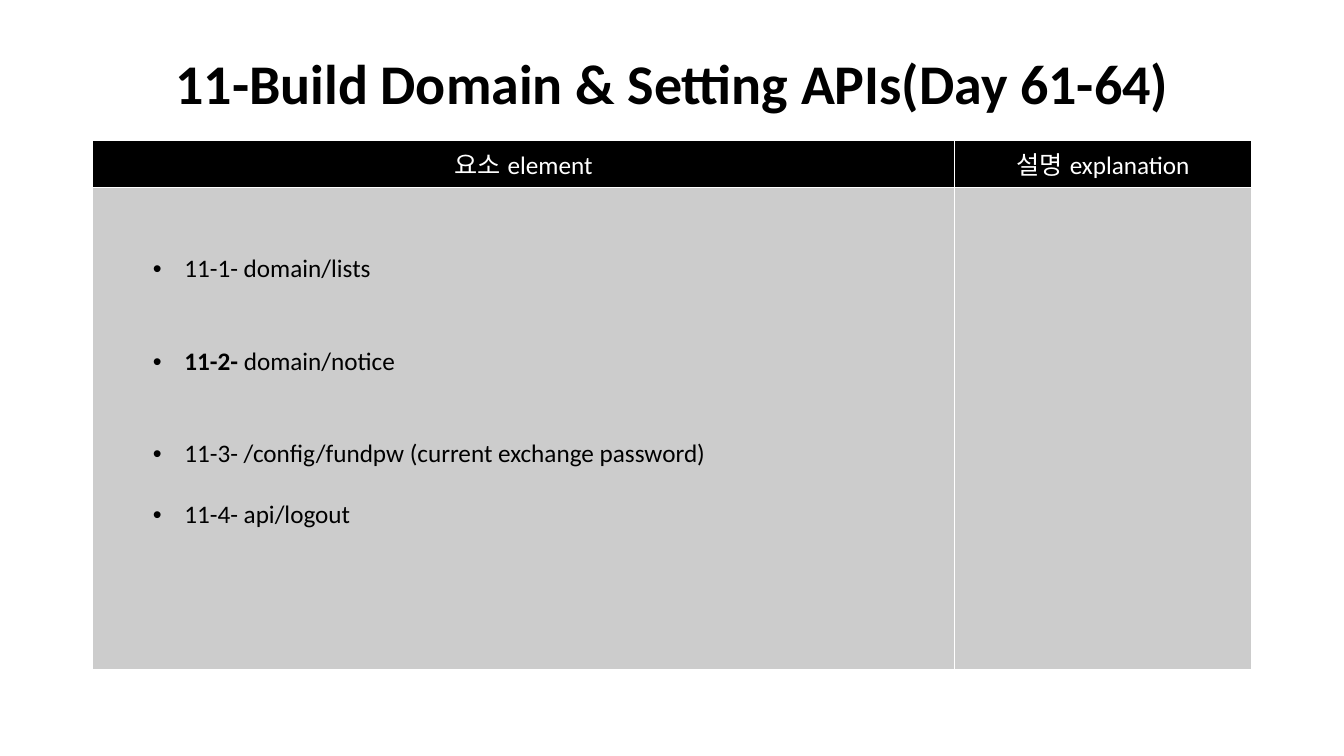
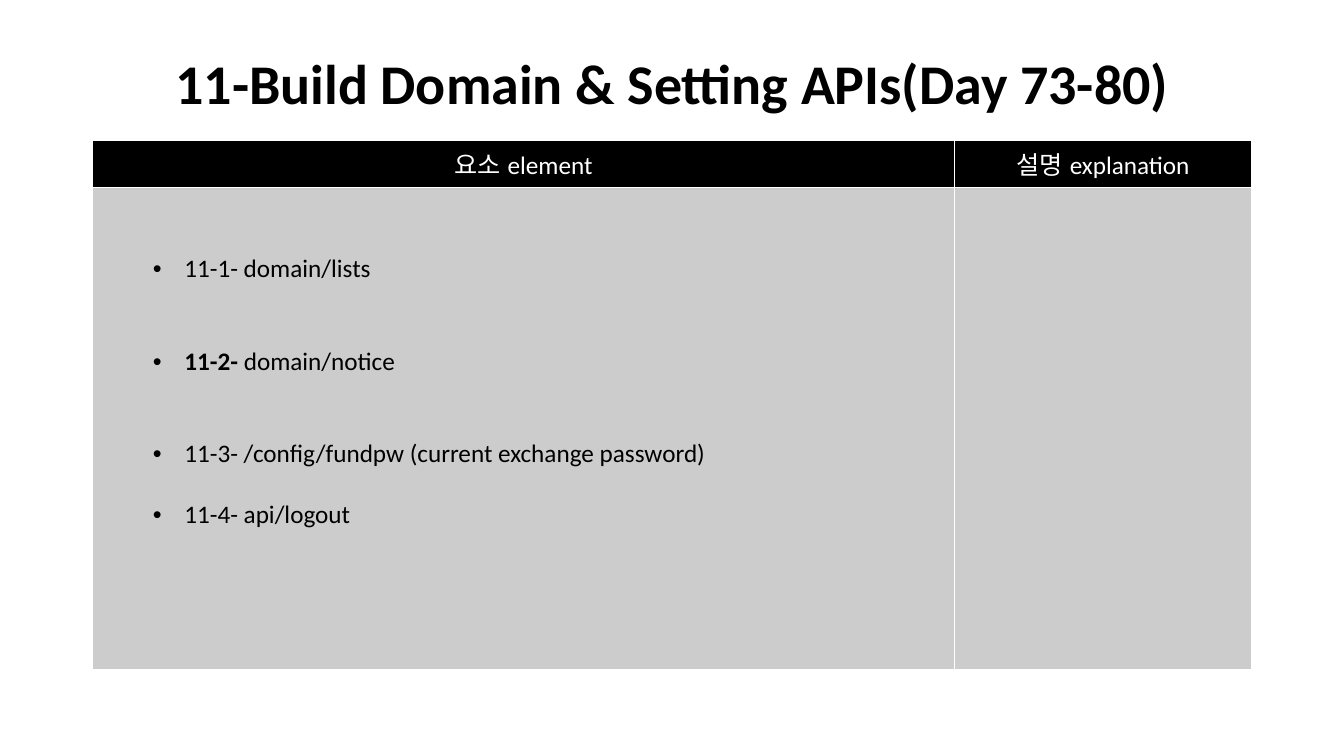
Before and after one commit to javaman37/garnet, a slide deck: slide 28 of src/main/resources/AdminPagePlanning.pptx (slide 25 before the commit). Drawn at 1344x756 pixels with LibreOffice and Linux fonts; fonts in the diff are those of the drawing. Boxes give left, top, right and bottom in pixels: in the first picture for what was removed or moved away, otherwise in the second. Text is boxed around its words. In the diff, an @@ line names an element or a change of style, - is before the commit and + after.

Commit message:
-add more user APIs(4-11->4-21),update plan

```diff
--- a/src/main/resources/AdminPagePlanning.pptx
+++ b/src/main/resources/AdminPagePlanning.pptx
@@ title at (x1=175, y1=62, x2=1168, y2=114): text changed @@
-11-Build Domain & Setting APIs(Day 61-64)
+11-Build Domain & Setting APIs(Day 73-80)
```
Also in this commit, not shown: 22 other slides changed, 3 slides added, 1 other file.
